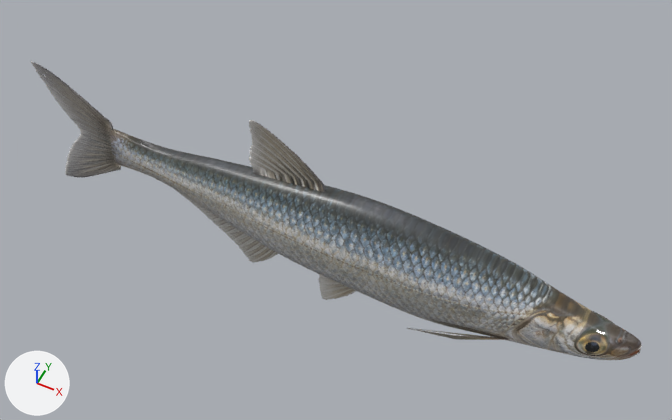
The glTF model assets/models/fish/bleak.glb: old version first, new version second.
Rendered twice from a 50 mm camera at (0.444, -0.816, 1.08) aimed at (0.021, 0.03, 0.022). Every picture has the same lights, and +X, +Y and +Z are marked at lower left. The picture after the commit comes second. Vertices at exactly the same position are counted once.

The scene before the commit, as lines of its bpy script (objects in view):
```python
me_bleak_reconstructed_body_003 = bpy.data.meshes.new('bleak reconstructed body.003')
me_bleak_reconstructed_body_003.from_pydata(...)  # 28322 vertices, 56486 faces; spans x -0.5..0.5, y -0.071..0.071, z -0.171..0.183
# faces by material slot: [7820, 46842, 1824]
me_bleak_reconstructed_body_003.materials.append(mat_bleak_photographic_skin_003)
me_bleak_reconstructed_body_003.materials.append(mat_bleak_fin_membranes_003)  # picture img_bleak_photographic
me_bleak_reconstructed_body_003.materials.append(mat_bleak_wet_cornea_003)  # picture img_bleak_photographic
ob_bleak_realistic_003 = bpy.data.objects.new('bleak_realistic.003', me_bleak_reconstructed_body_003)
ob_bleak_realistic_003.location = (0.0, 0.0, 0.0)
```
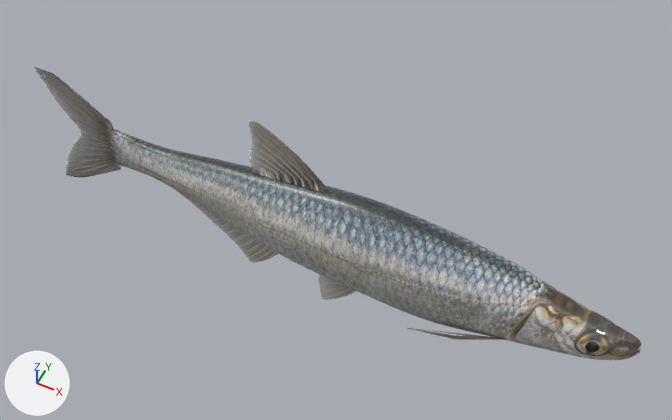
Pixel boxes (x1, y1, x2, y2) of what changed, in the pictures (672 x 420 px):
part 1 of me_bleak_reconstructed_body_003, deleted: before (31, 61, 52, 74)
part 2 of me_bleak_reconstructed_body_003, surface changed: (110, 130, 559, 345) in both

The change, as a list of edits to the scene's bpy script:
```text
Change me_bleak_reconstructed_body_003:
    used by ob_bleak_realistic_003; location = (0.0, 0.0, 0.0)
    remove me_bleak_reconstructed_body_003.from_pydata(...)  # 28322 vertices, 56486 faces; spans x -0.5..0.5, y -0.071..0.071, z -0.171..0.183
    add me_bleak_reconstructed_body_003.from_pydata(...)  # 26264 vertices, 52270 faces; spans x -0.5..0.5, y -0.071..0.071, z -0.171..0.183
    me_bleak_reconstructed_body_003 part 1: 142 vertices removed from x -0.5..-0.461, y -0.001..0.001, z 0.134..0.142
    me_bleak_reconstructed_body_003 part 2: 3950 kept faces spanning x -0.364..0.377, y -0.049..0.049, z -0.095..0.095 get new texture (UV) coordinates
    other edits to the shape of me_bleak_reconstructed_body_003 do not show in these pictures
```
